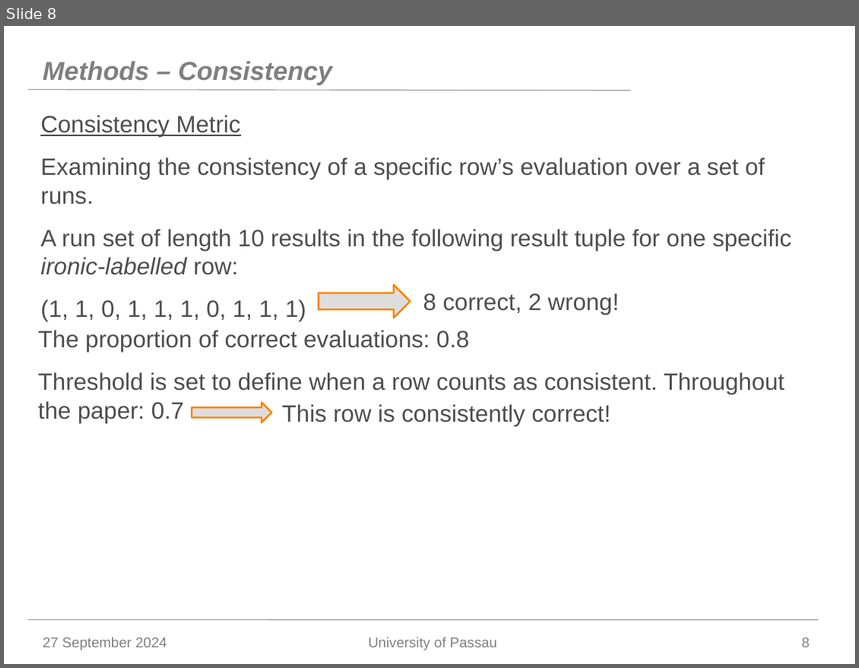
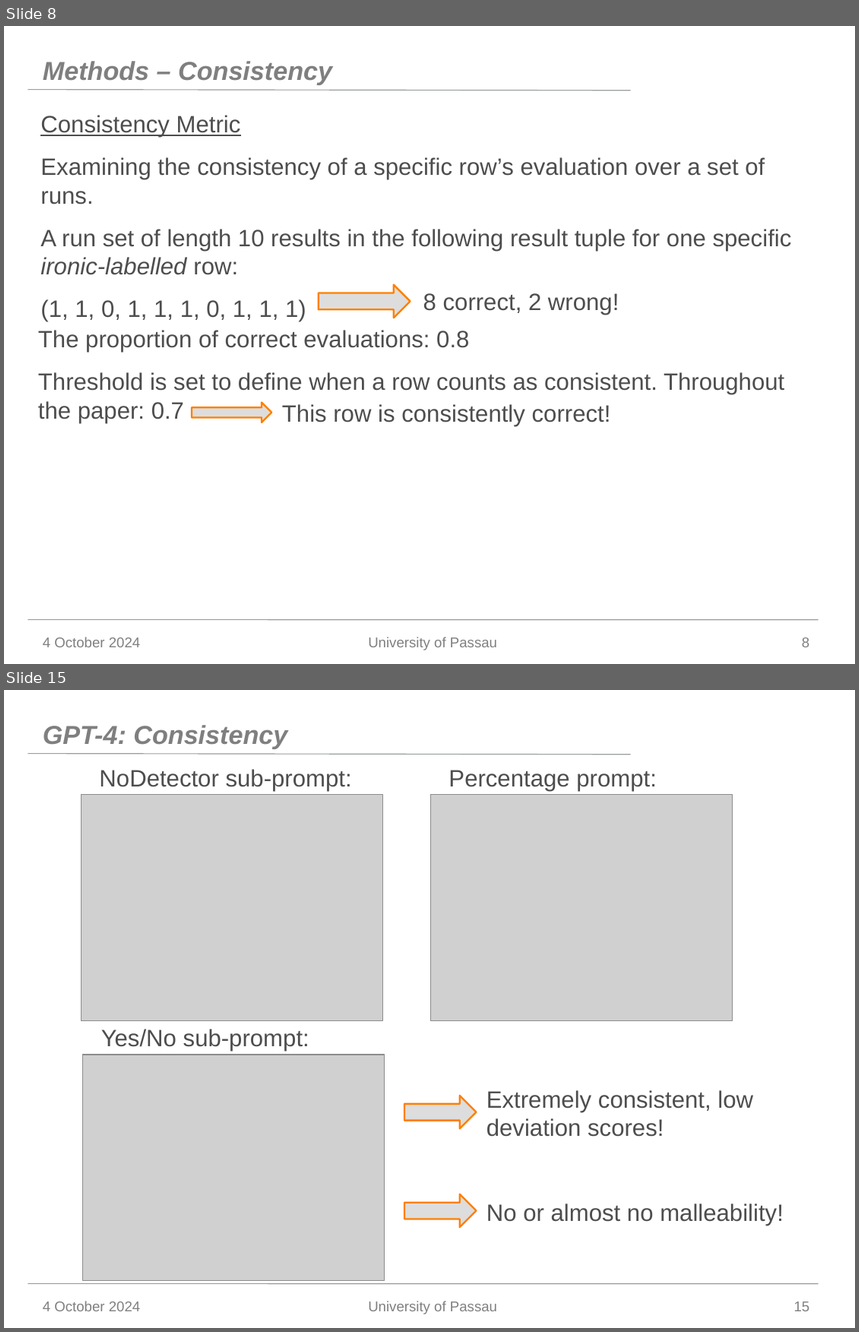
Before and after one commit to Jonas-Barth/bachelor, a slide deck: Writing/Präsentation.pptx. Shown one above the other, each under a label of ours: slide 8 before the commit, slides 8 and 15 after it; the slides between them are not shown. The pictures are 859x668 and 859x1332 pixels, drawn with LibreOffice and Linux fonts; fonts in the diff are those of the drawing; grey boxes stand for pictures; background and template pictures are left out. Boxes give left, top, right and bottom in pixels: in the first picture for what was removed or moved away, otherwise in the second. Text is boxed around its words. In the diff, an @@ line names an element or a change of style, - is before the commit and + after.

```diff
--- a/Writing/Präsentation.pptx
+++ b/Writing/Präsentation.pptx
@@ slide 15 added at box(4, 690, 855, 1328), background #FFFFFF; not listed: 2 template elements that a slide beside it also shows @@
@@ title added at box(43, 725, 287, 749), 22 pt, text #7F7F7F, bold, italic @@
+GPT-4: Consistency
@@ text added at box(99, 769, 352, 791), 20 pt, text #4D4D4D @@
+NoDetector sub-prompt:
@@ text added at box(449, 770, 657, 791), 20 pt, text #4D4D4D @@
+Percentage prompt:
@@ picture added at box(82, 795, 384, 1021) @@
@@ picture added at box(430, 795, 733, 1021) @@
@@ text added at box(101, 1029, 310, 1051), 20 pt, text #4D4D4D @@
+Yes/No sub-prompt:
@@ picture added at box(83, 1055, 386, 1281) @@
@@ left arrow added at box(405, 1096, 477, 1129), fill #DDDDDD, outline #FF7F00 1.5 pt @@
@@ text added at box(487, 1091, 753, 1137), 20 pt, text #4D4D4D @@
+Extremely consistent, low
+deviation scores!
@@ left arrow added at box(405, 1195, 477, 1228), fill #DDDDDD, outline #FF7F00 1.5 pt @@
@@ text added at box(487, 1204, 784, 1226), 20 pt, text #4D4D4D @@
+No or almost no malleability!
@@ text added at box(43, 1301, 140, 1312), 12 pt, text #7F7F7F @@
+4 October 2024
@@ text added at box(368, 1301, 497, 1315), 12 pt, text #7F7F7F @@
+University of Passau
@@ page number added at box(794, 1302, 810, 1312), 12 pt, text #7F7F7F @@
+15
@@ slide 8 changed as well @@
@@ text at box(43, 637, 140, 648): text changed @@
-27 September 2024
+4 October 2024
```
Also in this commit, not shown: 7 other slides changed, 11 other slides added, 2 slides removed.
